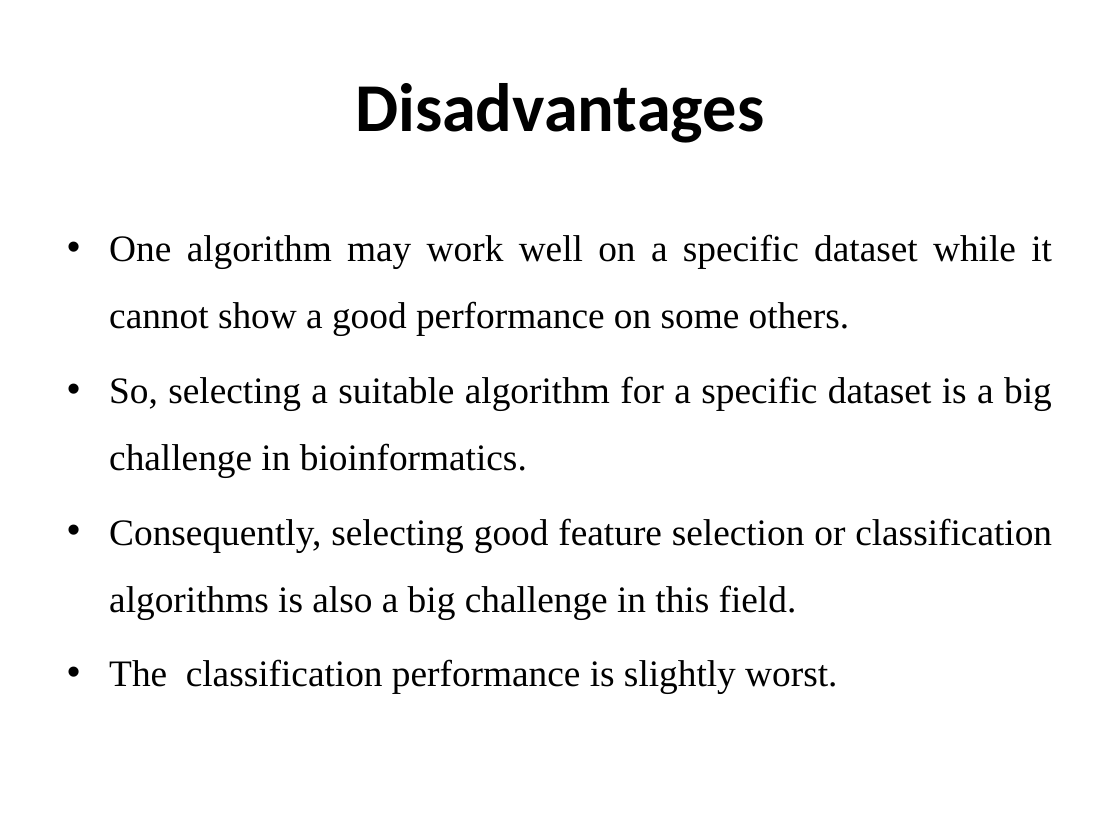
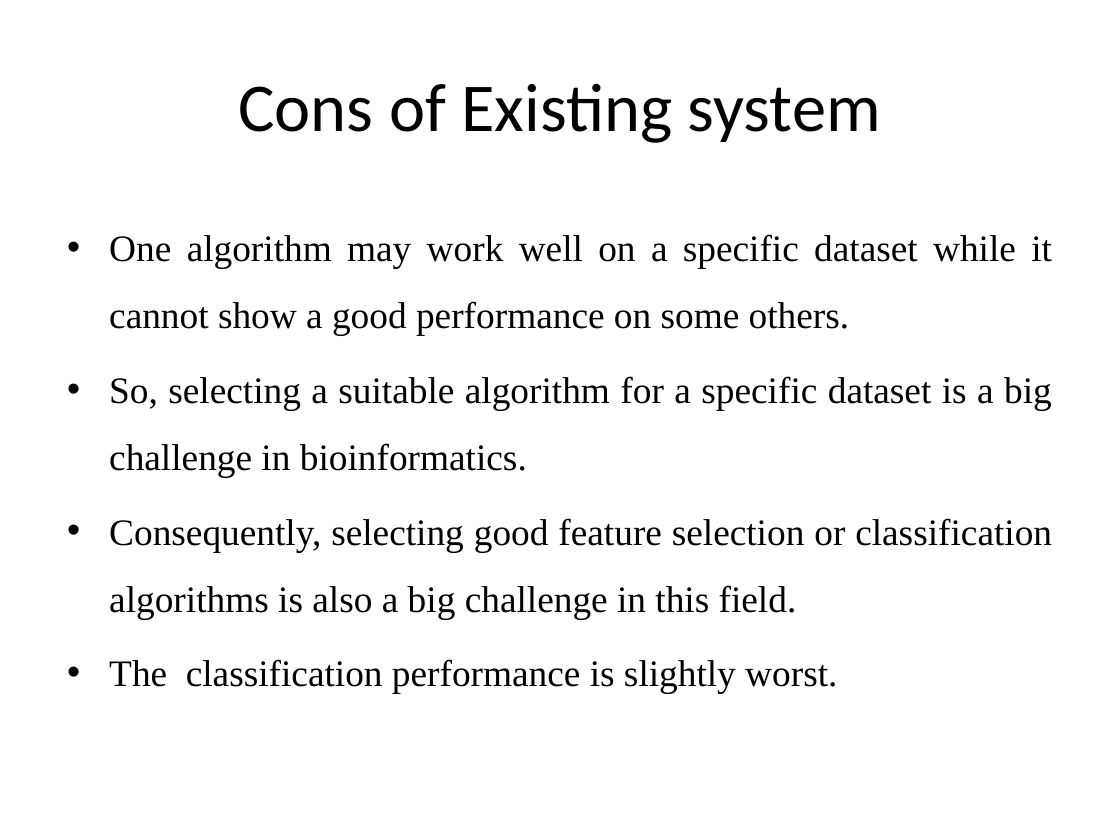
Before and after one commit to VarunKrishnanV/multi-disease-prediciton, a slide deck: slide 6 of others/ppt/finalPPT.pptx (slide 7 before the commit). Drawn at 1120x840 pixels with LibreOffice and Linux fonts; fonts in the diff are those of the drawing. Boxes give left, top, right and bottom in pixels: in the first picture for what was removed or moved away, otherwise in the second. Text is boxed around its words. In the diff, an @@ line names an element or a change of style, - is before the commit and + after.

```diff
--- a/others/ppt/finalPPT.pptx
+++ b/others/ppt/finalPPT.pptx
@@ title at [238, 83, 881, 143]: text changed; bold off @@
-Disadvantages
+Cons of Existing system
```
Also in this commit, not shown: 1 other slide changed, 3 slides removed, 11 other files.
